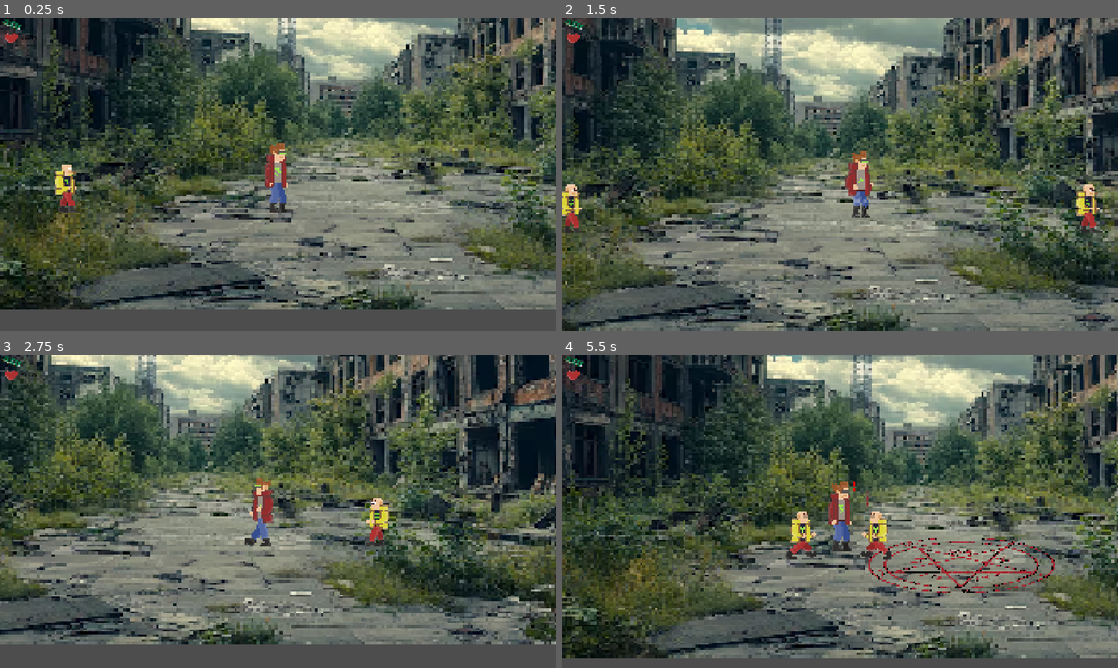
Above: before the commit, frames 1-4 (two rows, left to right).
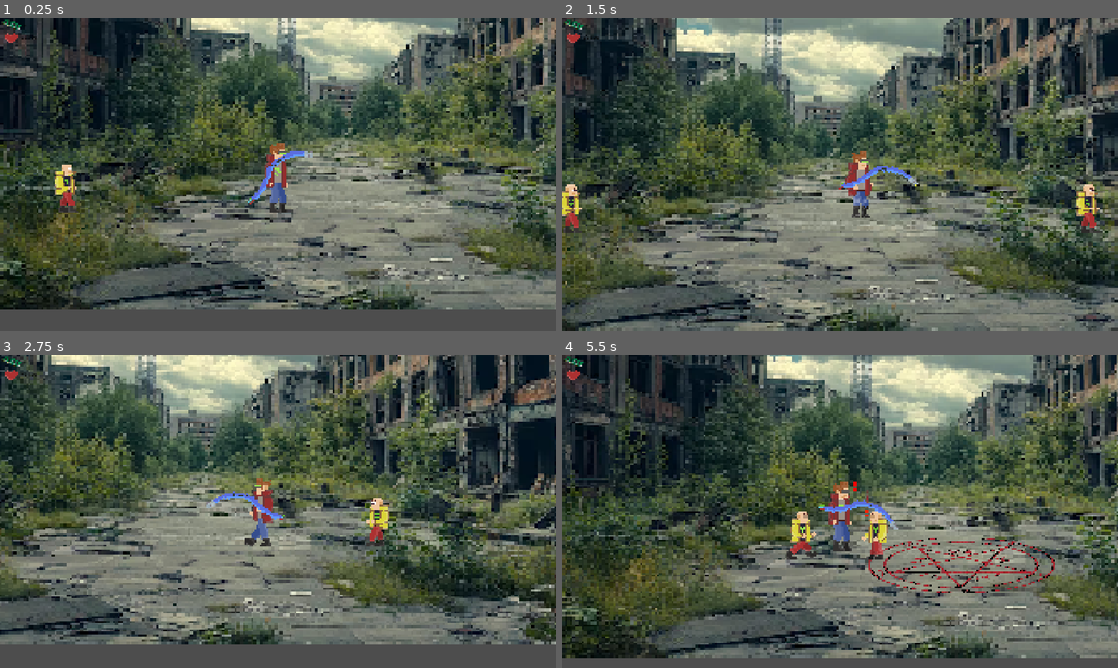
Above: after the commit, the same moments.

Repository: NetoCZ/Metro
Game: Godot game, scene res://Scenes/nextnext.tscn
Same seed, same stepped clock (60 frames per second), same inputs: the game is played once before the commit and once after it. This scene is started directly instead of the project's main scene.
Inputs:
- Up to frame 1 (0.25 s): no input
- Up to frame 2 (1.5 s): tap Enter (ui_accept) at 0.5 s; hold F (attack) 0.53-1.28 s; hold D (move_right) from 0.53 s (still down); tap Space (move_jump) at 0.77 s; tap F (attack) at 1.35 s
- Up to frame 3 (2.75 s): tap Space (move_jump) at 1.52 s; release D (move_right) at 2.03 s; hold A (move_left) from 2.03 s (still down); hold P (hurt) from 2.03 s (still down); tap F (attack) at 2.3 s
- Up to frame 4 (5.5 s): release P (hurt) at 2.78 s; tap E (interruct) at 2.85 s; tap Space (move_jump) at 3.02, 3.77, 4.52 s; tap F (attack) at 3.05, 4.35, 5.3 s; hold F (attack) 3.53-4.28 s; release A (move_left) at 4.28 s; hold D (move_right) from 4.28 s (still down); hold P (hurt) from 5.03 s (still down)

The runs differ from the first frame. In frame 1, 0.3% of the frame differs, in the area x 44-57%, y 42-60%; in frame 2, 0.2%; in frame 3, 0.2%; in frame 4, 1.0%, in the area x 35-92%, y 0-96%.

Commit message:
prebuildddffddddfff

Diff:
--- a/Scenes/Player/player.tscn
+++ b/Scenes/Player/player.tscn
@@ -5,6 +5,7 @@
 [ext_resource type="PackedScene" uid="uid://dmg7yfrfwf8de" path="res://Scenes/Weapons/BaseWeapon.tscn" id="2_gk6dx"]
 [ext_resource type="Texture2D" uid="uid://chx02whkmdi8t" path="res://Scenes/Player/assets/standing2.png" id="2_xpcdj"]
 [ext_resource type="Texture2D" uid="uid://e1cm5kx6817x" path="res://Scenes/Player/assets/run1.png" id="3_dd0ac"]
+[ext_resource type="Resource" uid="uid://bimlq2tgugawq" path="res://Scenes/Weapons/Items/Rj45.tres" id="3_hnuln"]
 [ext_resource type="Texture2D" uid="uid://cyagoak5scgmr" path="res://Scenes/Player/assets/run2.png" id="4_0u5uq"]
 [ext_resource type="Texture2D" uid="uid://d1vvl62o5gs8q" path="res://Scenes/Player/assets/mrtev_maincharacter.png" id="4_06tpx"]
 [ext_resource type="Texture2D" uid="uid://btxqwtskwx2w4" path="res://Scenes/Player/assets/hit_maincharacter.png" id="4_oikmp"]
@@ -96,6 +97,7 @@
 scale = Vector2(3.4415402, 3.5478175)
 script = ExtResource("1_uvnfx")
 base_weapon_scene = ExtResource("2_gk6dx")
+starting_weapon = ExtResource("3_hnuln")
 
 [node name="CollisionShape2D" type="CollisionShape2D" parent="CharacterBody2D" unique_id=523690038 groups=["player", "playerTarget"]]
 shape = SubResource("CapsuleShape2D_wdocy")
--- /dev/null
+++ b/Scenes/Weapons/Items/Rj45.tres
@@ -0,0 +1,13 @@
+[gd_resource type="Resource" script_class="WeaponData" format=3 uid="uid://bimlq2tgugawq"]
+
+[ext_resource type="Script" uid="uid://bovbt3wgcf5yu" path="res://Scenes/Weapons/WeaponData.gd" id="1_4n11y"]
+[ext_resource type="Texture2D" uid="uid://d4men3hwxcl2t" path="res://Assets/item_rj45.png" id="2_4q88u"]
+
+[resource]
+script = ExtResource("1_4n11y")
+weapon_name = "RJ-45"
+damage = 15
+attack_cooldown = 0.07
+attack_duration = 0.085
+weapon_texture = ExtResource("2_4q88u")
+metadata/_custom_type_script = "uid://bovbt3wgcf5yu"
Binary file added: Assets/item_rj45.png
Not shown, added: Assets/item_rj45.png.import
